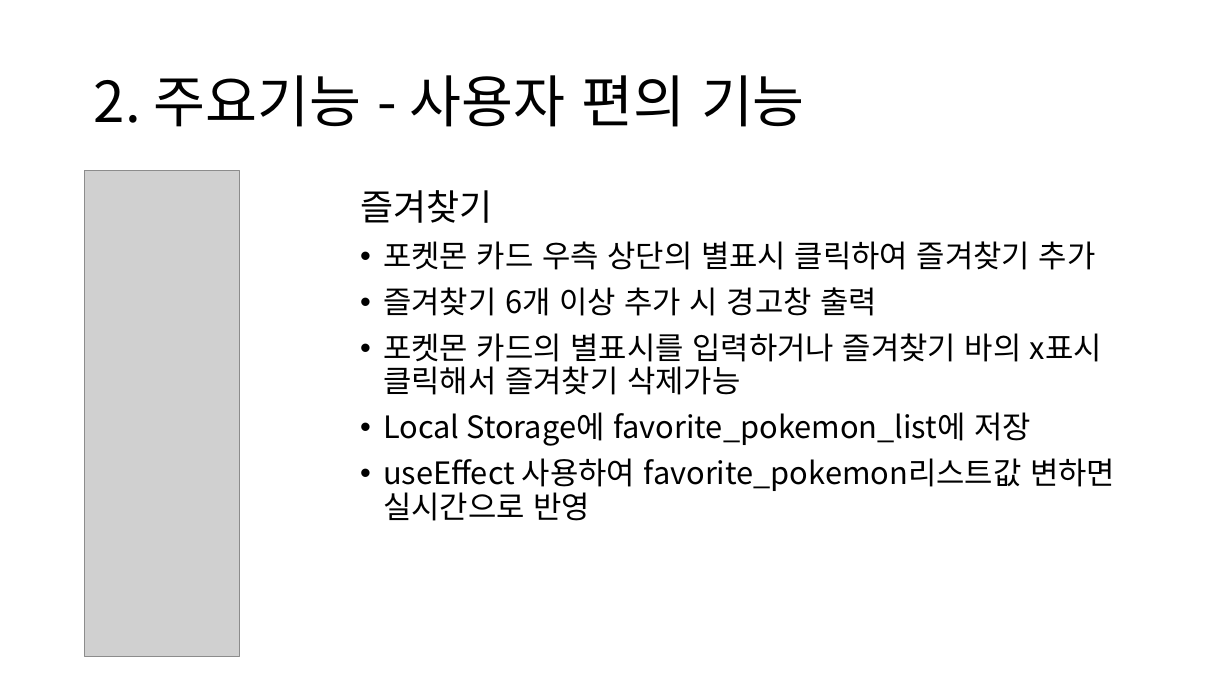
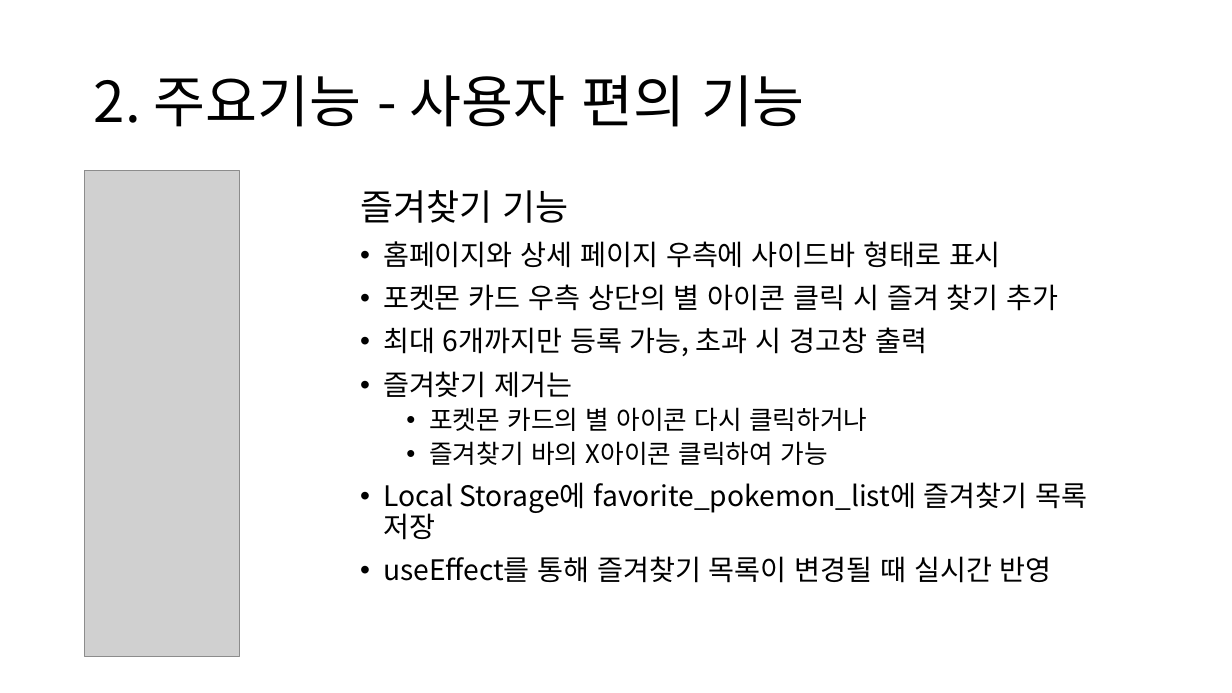
Before and after one commit to lhj4369/Pokemon-Wiki, a slide deck: slide 20 of 발표자료.pptx. Drawn at 1232x693 pixels with LibreOffice and Linux fonts; fonts in the diff are those of the drawing; grey boxes stand for pictures. Boxes give left, top, right and bottom in pixels: in the first picture for what was removed or moved away, otherwise in the second. Text is boxed around its words. In the diff, an @@ line names an element or a change of style, - is before the commit and + after.

```diff
--- a/발표자료.pptx
+++ b/발표자료.pptx
@@ text at (360,190,1088,583): text changed; size 24 to 22 pt @@
-즐겨찾기
-• 포켓몬 카드 우측 상단의 별표시 클릭하여 즐겨찾기 추가
-• 즐겨찾기 6개 이상 추가 시 경고창 출력
-• 포켓몬 카드의 별표시를 입력하거나 즐겨찾기 바의 x표시 클릭해서 즐겨찾기 삭제가능
-• Local Storage에 favorite_pokemon_list에 저장
-• useEffect 사용하여 favorite_pokemon리스트값 변하면 실시간으로 반영
+즐겨찾기 기능
+• 홈페이지와 상세 페이지 우측에 사이드바 형태로 표시
+• 포켓몬 카드 우측 상단의 별 아이콘 클릭 시 즐겨 찾기 추가
+• 최대 6개까지만 등록 가능, 초과 시 경고창 출력
+• 즐겨찾기 제거는
+  • 포켓몬 카드의 별 아이콘 다시 클릭하거나
+  • 즐겨찾기 바의 X아이콘 클릭하여 가능
+• Local Storage에 favorite_pokemon_list에 즐겨찾기 목록 저장
+• useEffect를 통해 즐겨찾기 목록이 변경될 때 실시간 반영
```
Also in this commit, not shown: 11 other slides changed.
